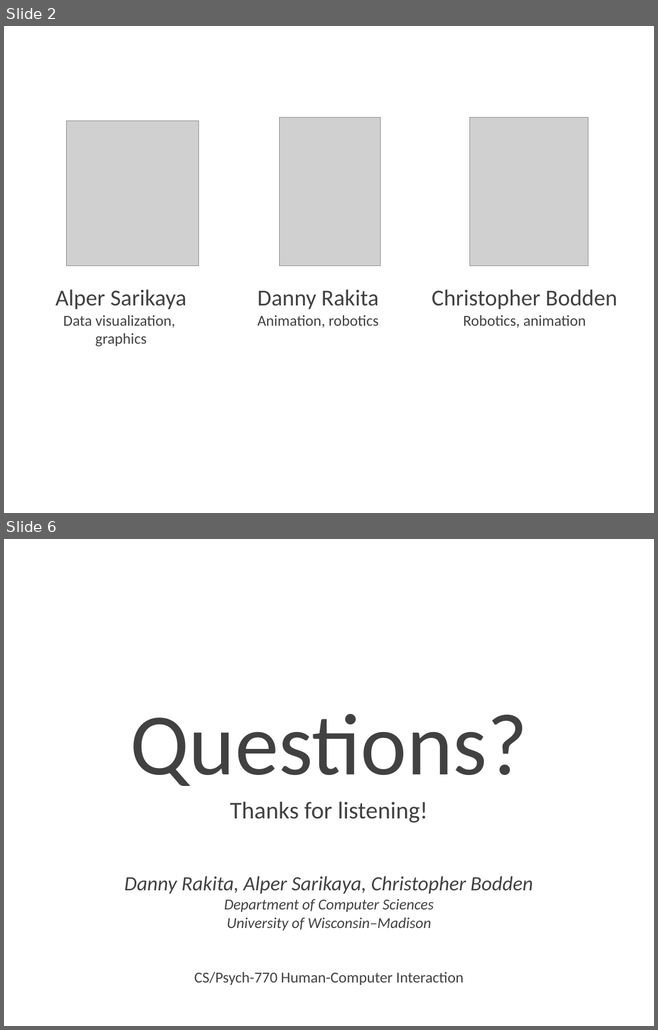
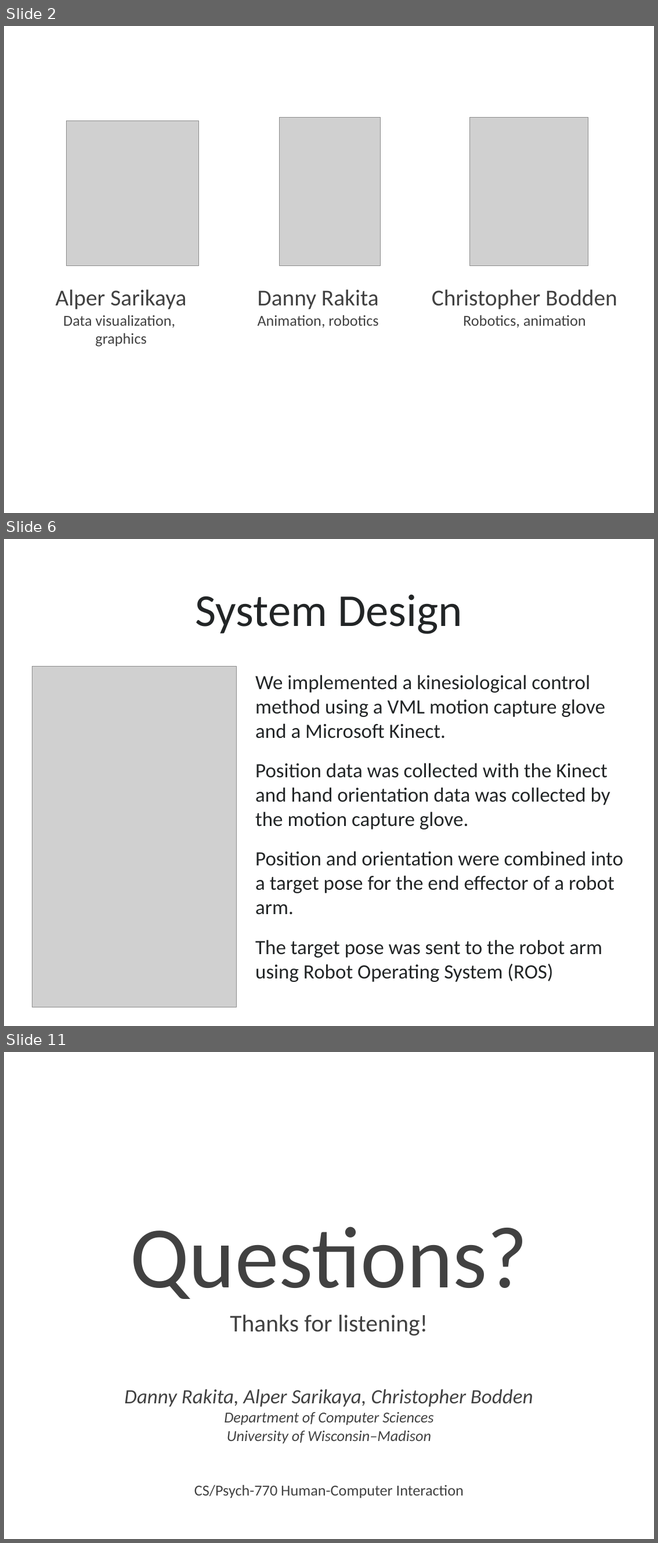
Before and after one commit to caomw/cs770-project, a slide deck: Presentation/group3-final-presentation.pptx. Shown one above the other, each under a label of ours: slides 2 and 6 before the commit, slides 2, 6 and 11 after it; the slides between them are not shown. The pictures are 658x1030 and 658x1543 pixels, drawn with LibreOffice and Linux fonts; fonts in the diff are those of the drawing; grey boxes stand for pictures; background and template pictures are left out. Boxes give left, top, right and bottom in pixels: in the first picture for what was removed or moved away, otherwise in the second. Text is boxed around its words. In the diff, an @@ line names an element or a change of style, - is before the commit and + after.

```diff
--- a/Presentation/group3-final-presentation.pptx
+++ b/Presentation/group3-final-presentation.pptx
@@ slide 6 added at (x1=4, y1=539, x2=654, y2=1026), background picture (left out) @@
@@ title added at (x1=195, y1=595, x2=462, y2=634), 72 pt, text #222526 @@
+System Design
@@ picture added at (x1=32, y1=667, x2=236, y2=1007) @@
@@ text added at (x1=255, y1=675, x2=623, y2=982), 32 pt, text #222526 @@
+We implemented a kinesiological control method using a VML motion capture glove and a Microsoft Kinect.
+Position data was collected with the Kinect and hand orientation data was collected by the motion capture glove.
+Position and orientation were combined into a target pose for the end effector of a robot arm.
+The target pose was sent to the robot arm using Robot Operating System (ROS)
@@ what was slide 6 is now slide 11 @@
```
Also in this commit, not shown: 3 slides changed, 4 other slides added, 1 other file.
